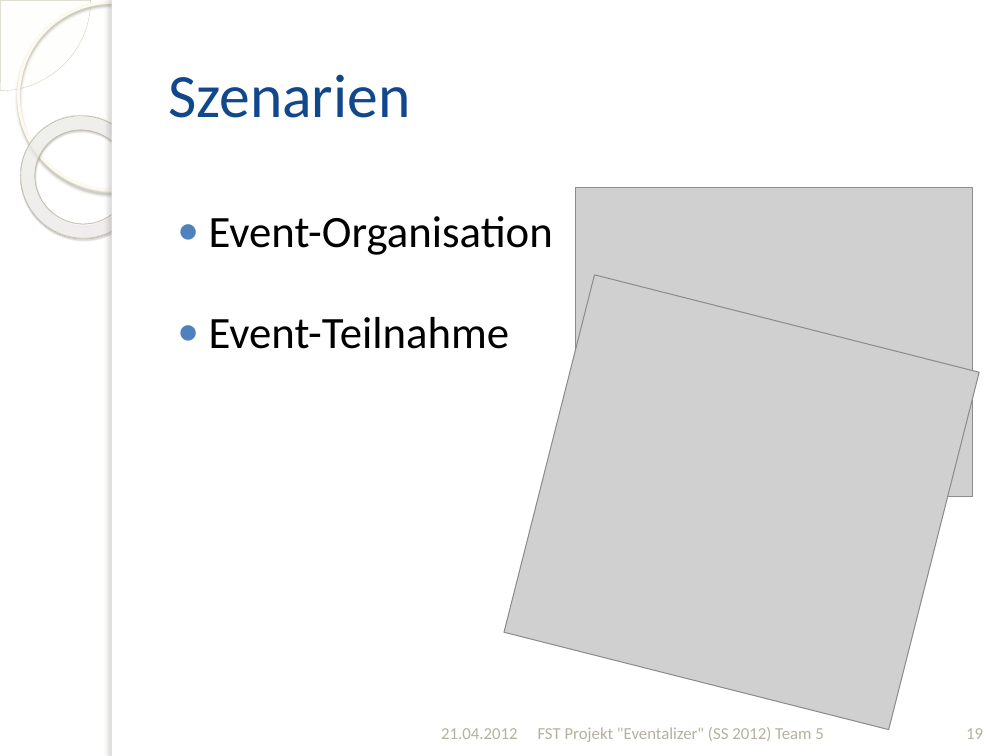
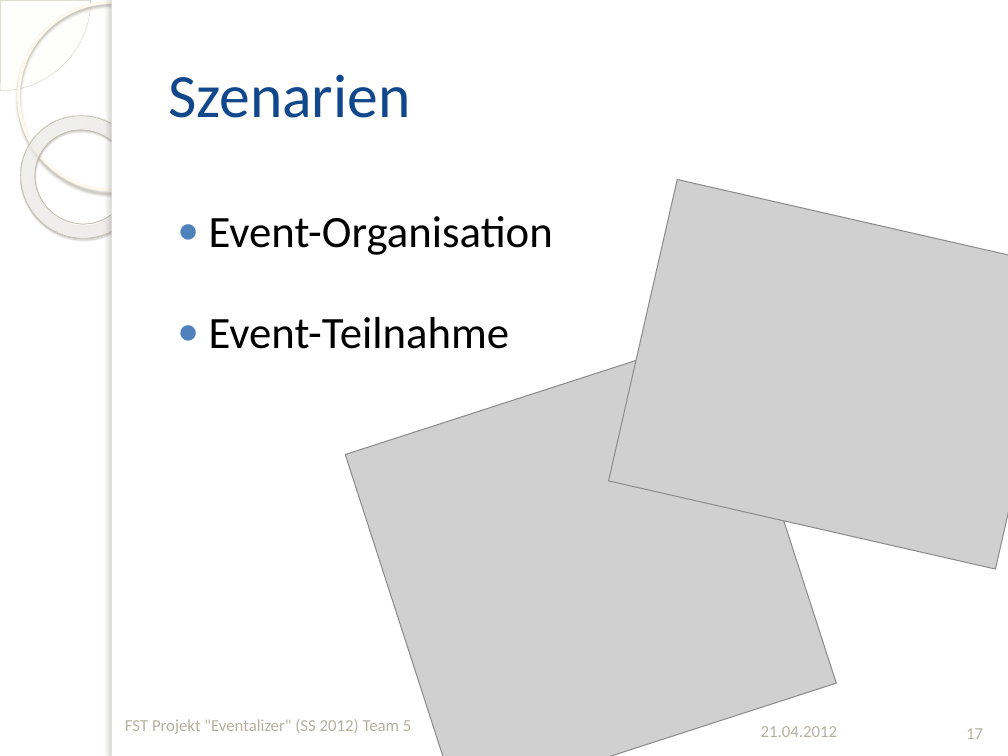
Before and after one commit to silkslostsoul/Eventalizer, a slide deck: slide 17 of Dokumente/Zwischenstand zum 2012-04-21_v2.pptx (slide 19 before the commit). Drawn at 1008x756 pixels with LibreOffice and Linux fonts; fonts in the diff are those of the drawing; grey boxes stand for pictures; background and template pictures are left out. Boxes give left, top, right and bottom in pixels: in the first picture for what was removed or moved away, otherwise in the second. Text is boxed around its words. In the diff, an @@ line names an element or a change of style, - is before the commit and + after.

```diff
--- a/Dokumente/Zwischenstand zum 2012-04-21_v2.pptx
+++ b/Dokumente/Zwischenstand zum 2012-04-21_v2.pptx
@@ picture at (609,180,1008,569): rotation 0 to 12 degrees @@
@@ picture at (345,332,836,756): rotation 14 to 342 degrees @@
@@ text "FST Projekt "Eventalizer" (SS 2012) ...": place and size @@
-text "FST Projekt "Eventalizer" (SS 2012) ..." at (538,727,823,742)
+text "FST Projekt "Eventalizer" (SS 2012) ..." at (125,719,411,734)
@@ text "21.04.2012": place and size @@
-text "21.04.2012" at (441,728,517,739)
+text "21.04.2012" at (761,726,837,737)
@@ page number at (966,728,983,739): text changed @@
-19
+17
```
Also in this commit, not shown: 5 other slides changed, 1 slide added, 2 slides removed, 1 other file.
